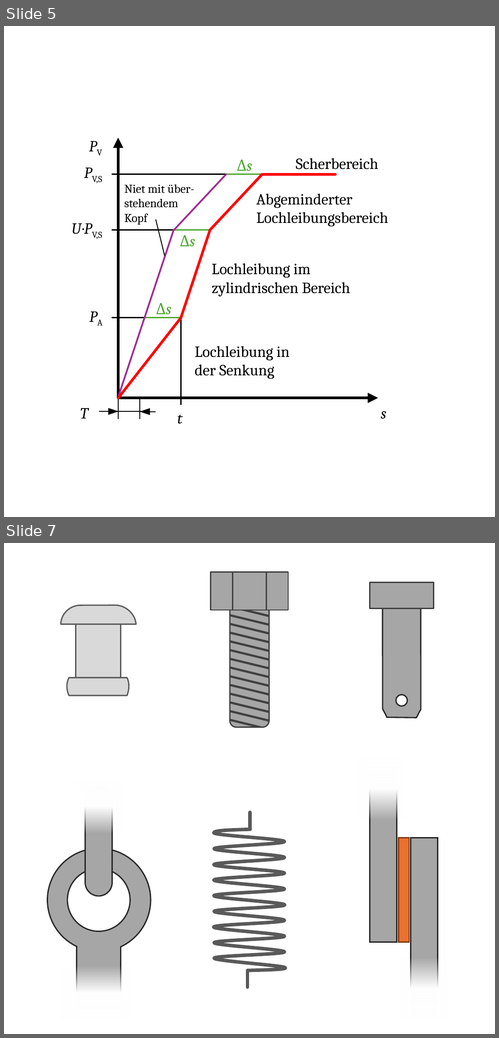
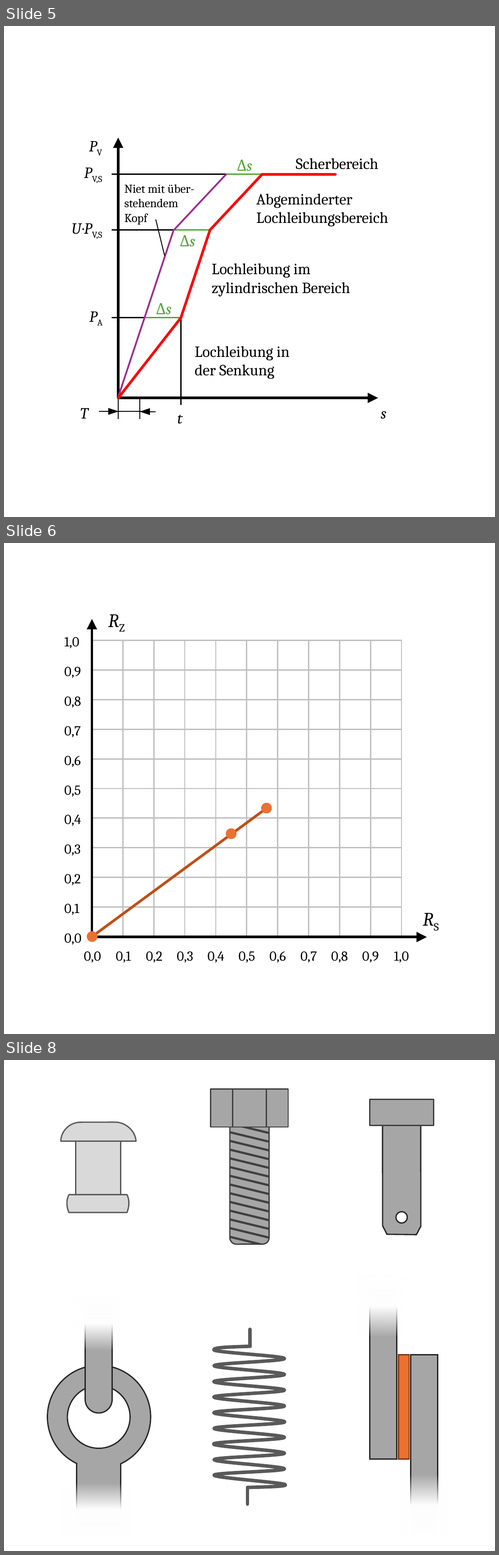
Before and after one commit to m4zeRobot/Project-FoSa, a slide deck: LaTeX B.Sc. LRT/Konstruktionslehre 1&2/images/KE-Images.pptx. Shown one above the other, each under a label of ours: slides 5 and 7 before the commit, slides 5, 6 and 8 after it; the slides between them are not shown. The pictures are 499x1038 and 499x1555 pixels, drawn with LibreOffice and Linux fonts; fonts in the diff are those of the drawing. Boxes give left, top, right and bottom in pixels: in the first picture for what was removed or moved away, otherwise in the second. Text is boxed around its words. In the diff, an @@ line names an element or a change of style, - is before the commit and + after.

Commit message:
image updates

```diff
--- a/LaTeX B.Sc. LRT/Konstruktionslehre 1&2/images/KE-Images.pptx
+++ b/LaTeX B.Sc. LRT/Konstruktionslehre 1&2/images/KE-Images.pptx
@@ slide 6 added at bbox=[4, 543, 495, 1034], background #FFFFFF @@
@@ text added at bbox=[93, 601, 141, 638], 11 pt, text #000000, italic @@
+RZ
@@ arrow added from (93, 937) to (93, 619), #000000 1.5 pt @@
@@ group added at bbox=[93, 640, 402, 937]: 22 lines @@
@@ line added from (93, 937) to (266, 809), #C04F15 1.5 pt @@
@@ ellipse added at bbox=[261, 802, 272, 813], fill #E97132 @@
@@ ellipse added at bbox=[226, 829, 237, 840], fill #E97132 @@
@@ text added at bbox=[407, 901, 455, 937], 11 pt, text #000000, italic @@
+RS
@@ group added at bbox=[64, 934, 409, 963]: 11 texts @@
+0,9
+1,0
+0,8
+0,7
+0,6
+0,5
+0,4
+0,3
+0,2
+0,1
+0,0
@@ ellipse added at bbox=[86, 931, 98, 942], fill #E97132 @@
@@ arrow added from (93, 937) to (427, 937), #000000 1.5 pt @@
@@ group added at bbox=[64, 637, 101, 963]: 11 texts @@
+1,0
+0,9
+0,8
+0,7
+0,6
+0,5
+0,4
+0,3
+0,2
+0,1
+0,0
@@ what was slide 7 is now slide 8 @@
```
